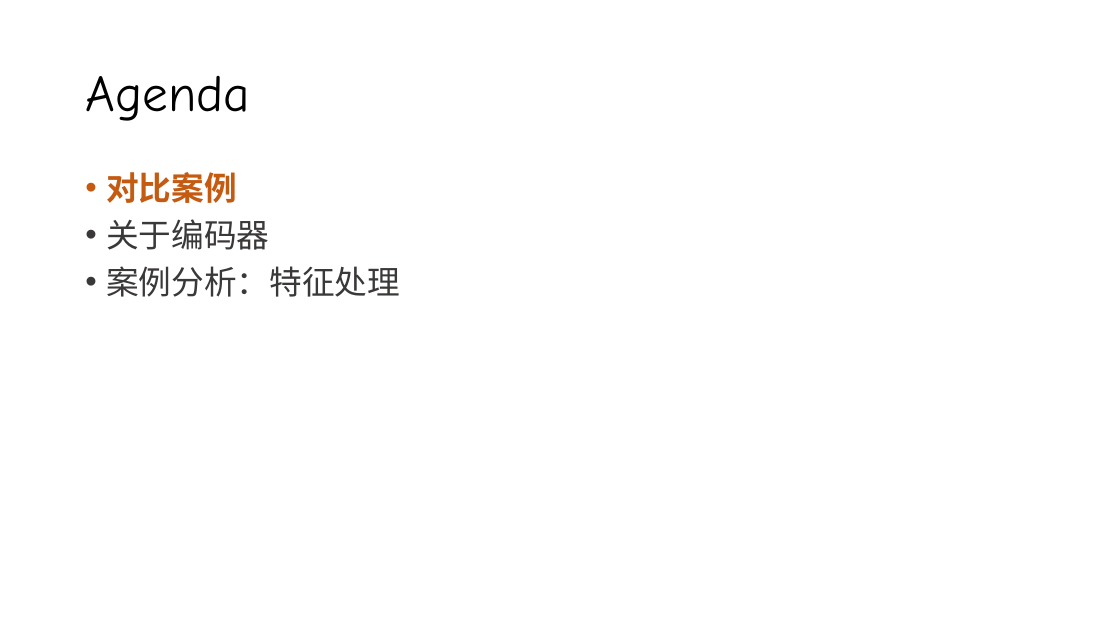
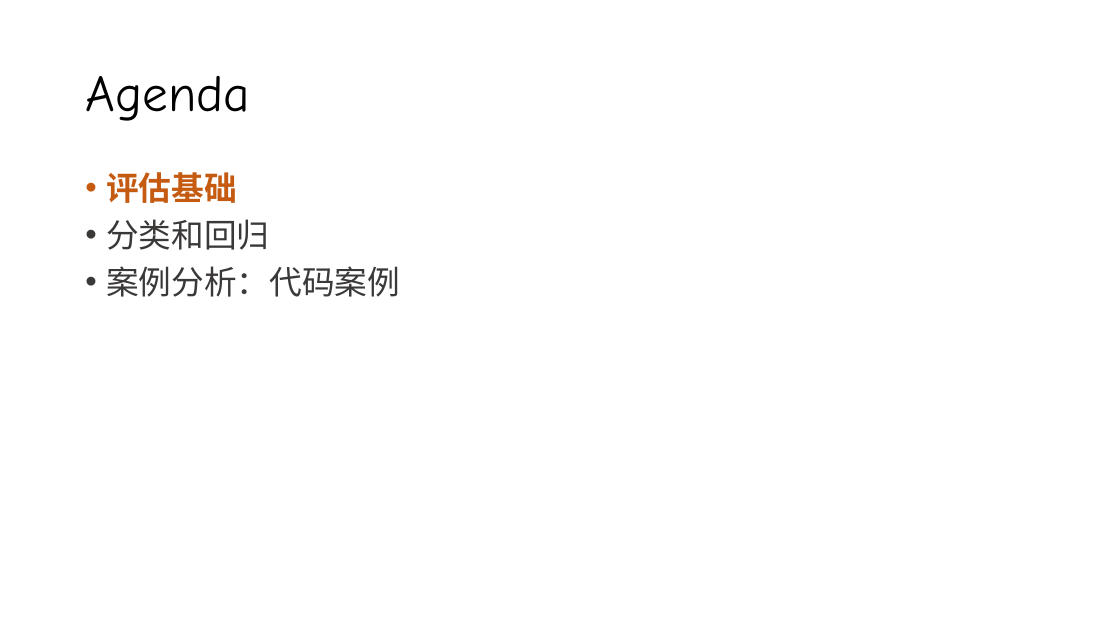
Before and after one commit to silentbalanceyh/cda-exam, a slide deck: slide 2 of ppt/08.模型评估.pptx. Drawn at 1120x630 pixels with LibreOffice and Linux fonts; fonts in the diff are those of the drawing; background and template pictures are left out. Boxes give left, top, right and bottom in pixels: in the first picture for what was removed or moved away, otherwise in the second. Text is boxed around its words. In the diff, an @@ line names an element or a change of style, - is before the commit and + after.

```diff
--- a/ppt/08.模型评估.pptx
+++ b/ppt/08.模型评估.pptx
@@ text at <box>106,172,497,297</box>: text changed @@
-• 对比案例
-• 关于编码器
-• 案例分析：特征处理异视界
+• 评估基础
+• 分类和回归
+• 案例分析：代码案例异视界
```
Also in this commit, not shown: 1 other slide changed, 4 slides added, 23 other files.
